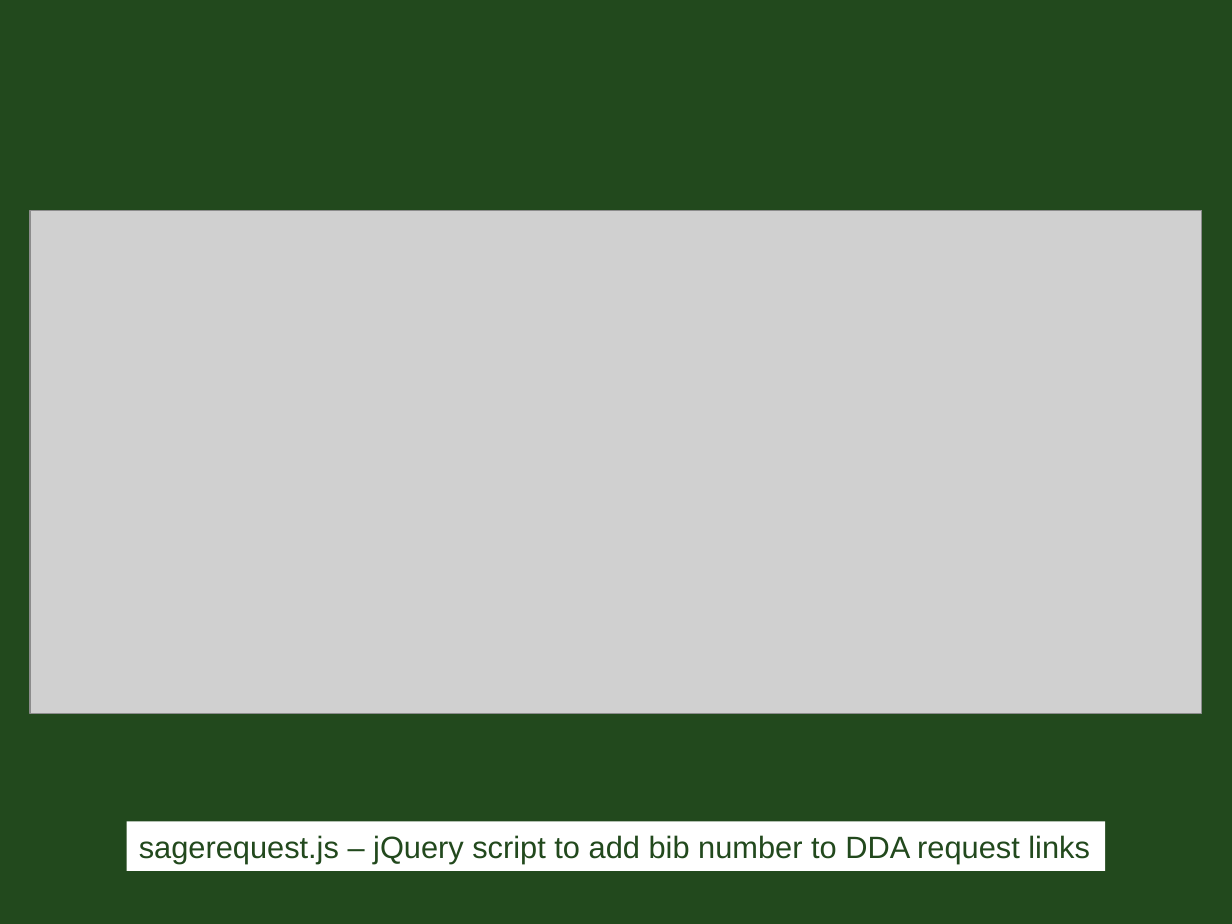
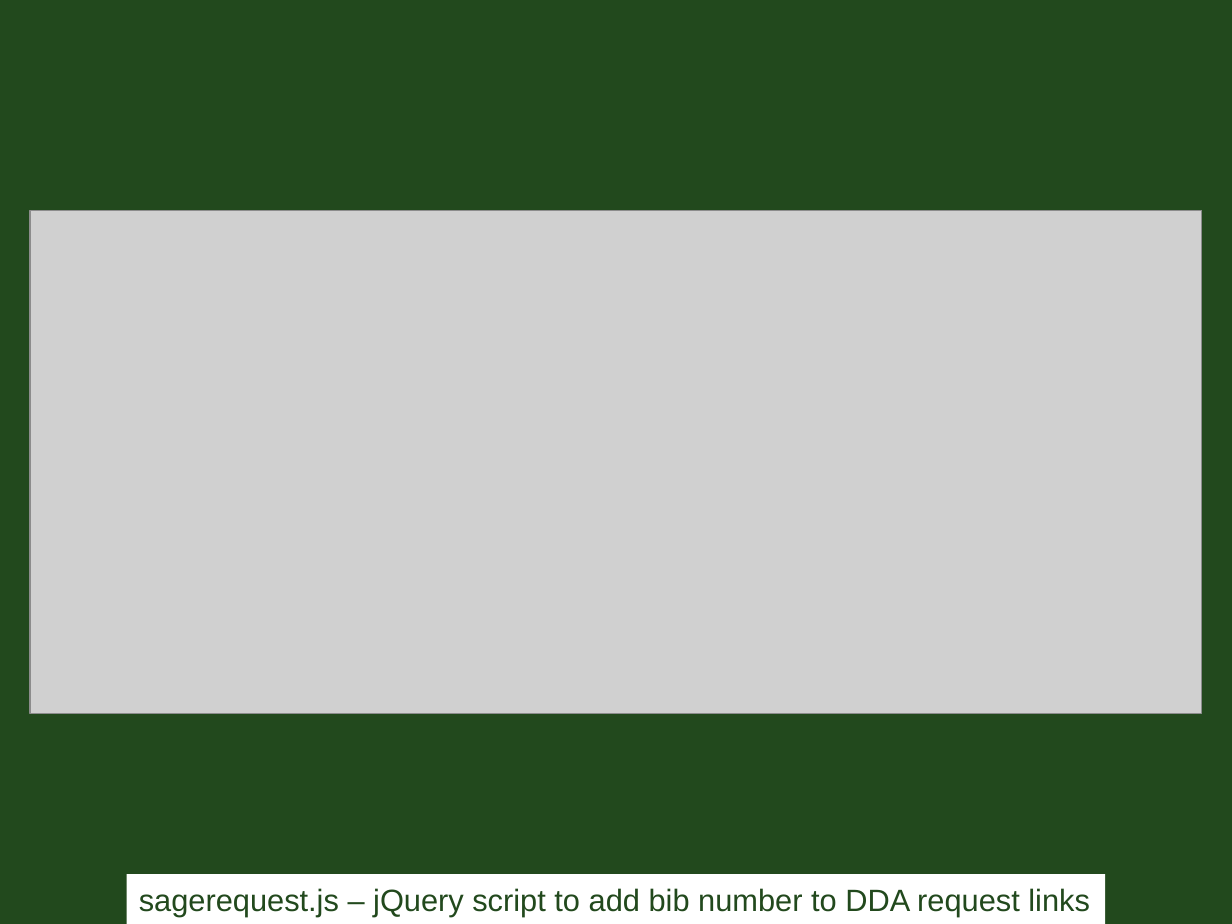
Before and after one commit to gregvogl/MaterialRequest, a slide deck: slide 18 of CSU-library-material-request.pptx. Drawn at 1232x924 pixels with LibreOffice and Linux fonts; fonts in the diff are those of the drawing; grey boxes stand for pictures. Boxes give left, top, right and bottom in pixels: in the first picture for what was removed or moved away, otherwise in the second. Text is boxed around its words. In the diff, an @@ line names an element or a change of style, - is before the commit and + after.

```diff
--- a/CSU-library-material-request.pptx
+++ b/CSU-library-material-request.pptx
@@ rectangle "sagerequest.js – jQuery script to ...": place and size @@
-rectangle "sagerequest.js – jQuery script to ..." at box(127, 822, 1105, 871)
+rectangle "sagerequest.js – jQuery script to ..." at box(127, 875, 1105, 924)
```
Also in this commit, not shown: 13 other slides changed.
